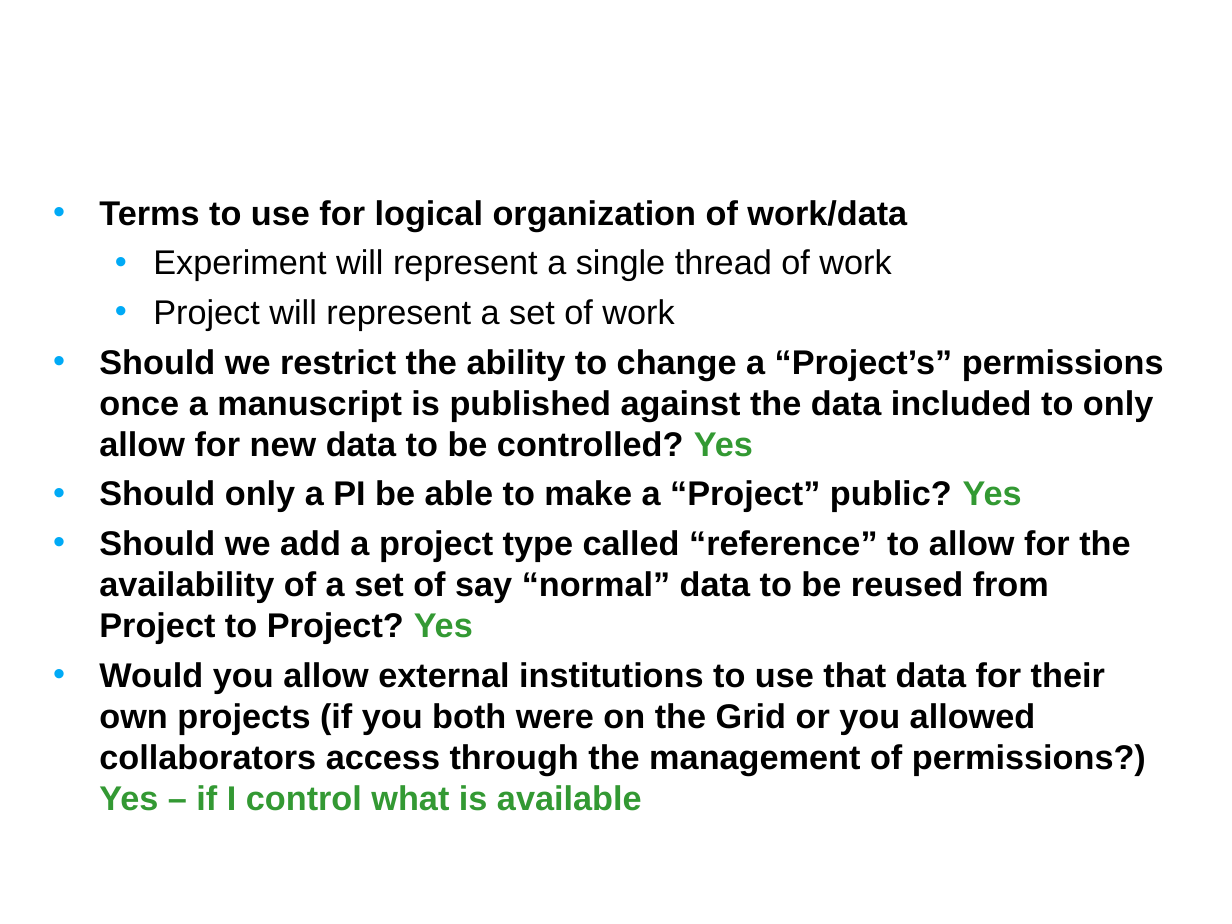
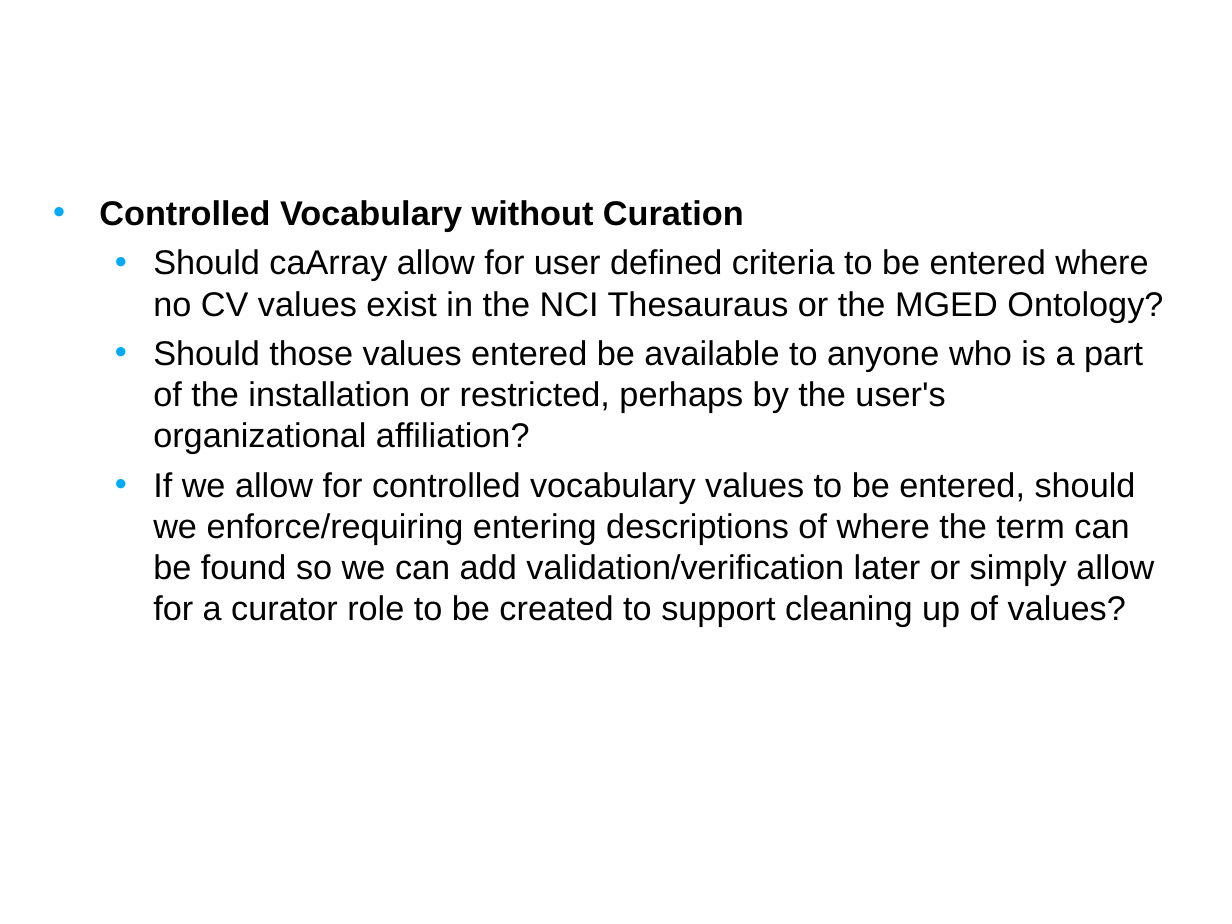
Before and after one commit to NCIP/caarray-docs, a slide deck: slide 14 of project_management/open_meetings/caArray User Community Meeting Oct17.ppt. Drawn at 1232x924 pixels with LibreOffice and Linux fonts; fonts in the diff are those of the drawing; background and template pictures are left out. Boxes give left, top, right and bottom in pixels: in the first picture for what was removed or moved away, otherwise in the second. Text is boxed around its words. In the diff, an @@ line names an element or a change of style, - is before the commit and + after.

```diff
--- a/project_management/open_meetings/caArray User Community Meeting Oct17.ppt
+++ b/project_management/open_meetings/caArray User Community Meeting Oct17.ppt
@@ text at [99, 200, 1163, 627]: text changed; bold off @@
-• Terms to use for logical organization of work/data
-  • Experiment will represent a single thread of work
-  • Project will represent a set of work
-• Should we restrict the ability to change a “Project’s” permissions once a manuscript is published against the data included to only allow for new data to be controlled? Yes
-• Should only a PI be able to make a “Project” public? Yes
-• Should we add a project type called “reference” to allow for the availability of a set of say “normal” data to be reused from Project to Project? Yes
-• Would you allow external institutions to use that data for their own projects (if you both were on the Grid or you allowed collaborators access through the management of permissions?) Yes – if I control what is available
+• Controlled Vocabulary without Curation
+  • Should caArray allow for user defined criteria to be entered where no CV values exist in the NCI Thesauraus or the MGED Ontology?
+  • Should those values entered be available to anyone who is a part of the installation or restricted, perhaps by the user's organizational affiliation?
+  • If we allow for controlled vocabulary values to be entered, should we enforce/requiring entering descriptions of where the term can be found so we can add validation/verification later or simply allow for a curator role to be created to support cleaning up of values?
```
Also in this commit, not shown: 5 other slides changed, 5 slides added, 6 slides removed.
